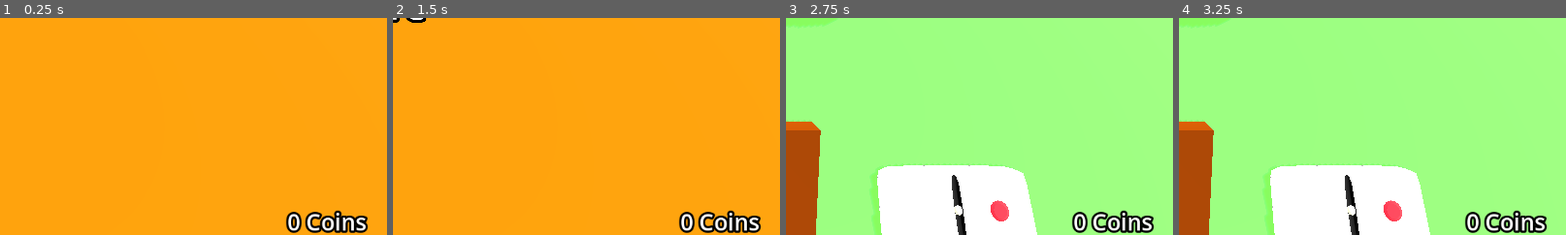
Above: before the commit, frames 1-4 (left to right).
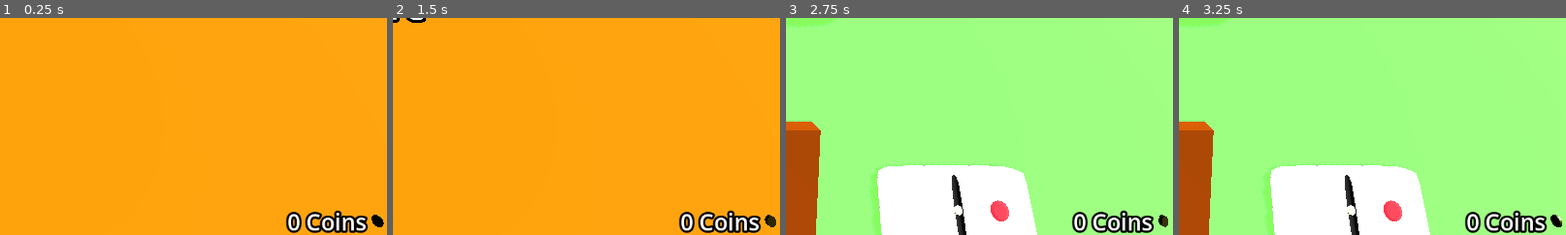
Above: after the commit, the same moments.

Repository: SecsAndCyber/six-seven-dominoes
Game: Godot game, scene res://scenes/main_menu.tscn
Two runs of this game, one before a commit and one after it. Both use one fixed random seed, a clock stepped at 60 frames per second and the inputs below. Sound files missing from this copy of the repository are replaced by a short silence.
Inputs (mouse positions are % of the whole screen's width and height, from its top left):
- Up to frame 1 (0.25 s): no input
- Up to frame 2 (1.5 s): tap Enter at 0.5 s; move the mouse to (45, 70) at 0.52 s; hold Alt 0.53-1.28 s; click (45, 70) at 0.67 s; tap Space at 1.25 s; move the mouse to (80, 65) at 1.27 s; tap Ctrl at 1.35 s; click (80, 65) at 1.42 s
- Up to frame 3 (2.75 s): tap Enter at 2 s; move the mouse to (20, 35) at 2.02 s; hold Alt from 2.03 s (still down); click (20, 35) at 2.17 s
- Up to frame 4 (3.25 s): move the mouse to (55, 50) at 2.77 s; release Alt at 2.78 s; tap Ctrl at 2.85 s; click (55, 50) at 2.92 s
The pictures show only the part of the screen within x 50-100%, y 50-100%; the shares and areas given below are measured in that part.

The runs differ from the first frame. In frame 1, 0.1% of the frame differs, in the area x 95-100%, y 90-97%; in frame 2, 0.1%; in frame 3, 0.1%; in frame 4, 0.1%.

Commit message:
Add coin scene and audio functionality: implement coin behavior, audio playback, and integrate into game camera

Diff:
--- /dev/null
+++ b/scenes/Coin.tscn
@@ -0,0 +1,34 @@
+[gd_scene load_steps=6 format=3 uid="uid://dfubvgaqmy0rk"]
+
+[ext_resource type="Script" uid="uid://cwprw38s06sii" path="res://scripts/coin.gd" id="1_kyq3r"]
+[ext_resource type="AudioStream" uid="uid://dm8qspo88uuf" path="res://assets/sounds/Retro PickUp Coin 07.wav" id="1_owubc"]
+
+[sub_resource type="StandardMaterial3D" id="StandardMaterial3D_u00v3"]
+albedo_color = Color(0.833237, 0.786724, 0.321701, 1)
+metallic = 1.0
+roughness = 0.33
+
+[sub_resource type="CylinderMesh" id="CylinderMesh_wvfuf"]
+material = SubResource("StandardMaterial3D_u00v3")
+top_radius = 1.0
+bottom_radius = 1.0
+height = 0.5
+
+[sub_resource type="SphereShape3D" id="SphereShape3D_gvihp"]
+radius = 1.0989829
+
+[node name="Coin" type="StaticBody3D"]
+transform = Transform3D(0.05, 0, 0, 0, 0.05, 0, 0, 0, 0.05, 0, 0, 0)
+script = ExtResource("1_kyq3r")
+
+[node name="MeshInstance3D" type="MeshInstance3D" parent="."]
+transform = Transform3D(-5.662342e-08, 0.666, -4.371139e-08, 0.75, 5.0281603e-08, 4.3711385e-08, 6.556708e-08, -5.8223566e-08, -0.5, 0, 0, 0)
+mesh = SubResource("CylinderMesh_wvfuf")
+
+[node name="CollisionShape3D" type="CollisionShape3D" parent="."]
+shape = SubResource("SphereShape3D_gvihp")
+
+[node name="AudioStreamPlayer3D" type="AudioStreamPlayer" parent="."]
+stream = ExtResource("1_owubc")
+
+[connection signal="finished" from="AudioStreamPlayer3D" to="." method="_on_audio_stream_player_3d_finished"]
--- a/scenes/game_camera.tscn
+++ b/scenes/game_camera.tscn
@@ -1,4 +1,6 @@
-[gd_scene load_steps=2 format=3 uid="uid://dro31wxbi680v"]
+[gd_scene load_steps=3 format=3 uid="uid://dro31wxbi680v"]
+
+[ext_resource type="PackedScene" uid="uid://dfubvgaqmy0rk" path="res://scenes/Coin.tscn" id="1_1qhs2"]
 
 [sub_resource type="Environment" id="Environment_5ildb"]
 background_energy_multiplier = 4.0
@@ -47,3 +49,6 @@
 layers = 512
 text = "0 Coins"
 horizontal_alignment = 2
+
+[node name="Coin" parent="CoinsLabel" instance=ExtResource("1_1qhs2")]
+transform = Transform3D(0.05, 0, 0, 0, 0.05, 1.3969839e-08, 0, -1.3969839e-08, 0.05, 0.08473945, -0.0005427599, -0.0076259375)
--- /dev/null
+++ b/scripts/coin.gd
@@ -0,0 +1,19 @@
+extends StaticBody3D
+
+
+const SPIN_VELOCITY = 3
+
+# Called when the node enters the scene tree for the first time.
+func _ready() -> void:
+	pass
+
+
+# Called every frame. 'delta' is the elapsed time since the previous frame.
+func _process(delta: float) -> void:
+	rotate_y(SPIN_VELOCITY * delta)
+
+func touched() -> void:
+	$AudioStreamPlayer3D.play()
+
+func _on_audio_stream_player_3d_finished() -> void:
+	pass #queue_free()
--- a/scripts/input_manager.gd
+++ b/scripts/input_manager.gd
@@ -10,7 +10,7 @@
 	pass
 
 func _input(event):
-	print(event)
+	# print(event)
 	if (event is InputEventMouseButton) and event.is_pressed():
 		_perform_raycast(event.position, event.is_pressed())
 
Not shown, added: assets/sounds/Retro PickUp Coin 07.wav
